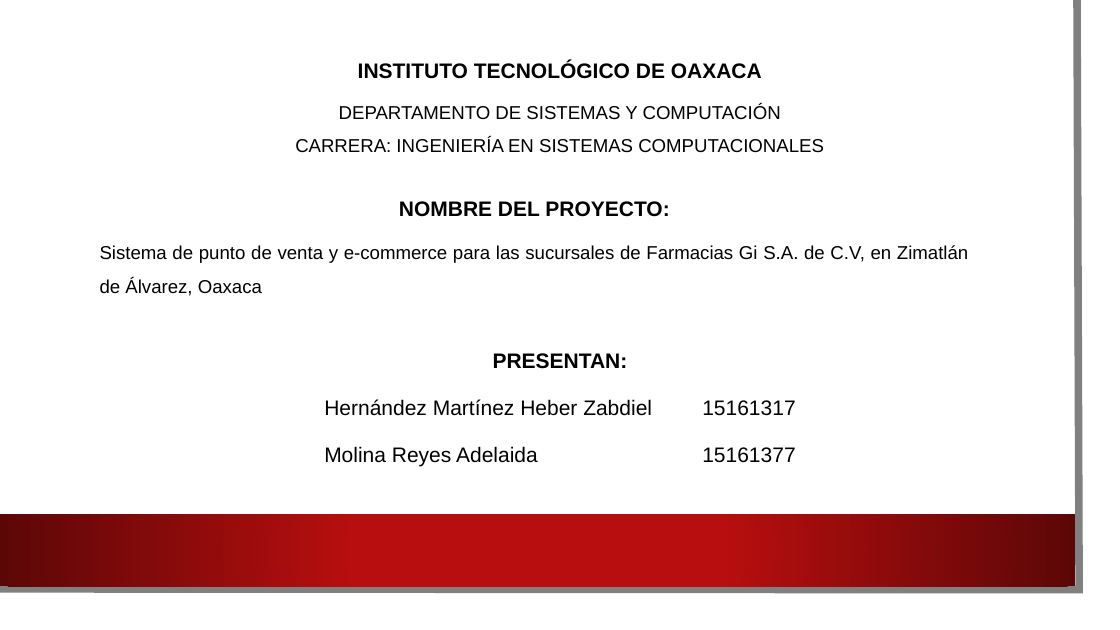
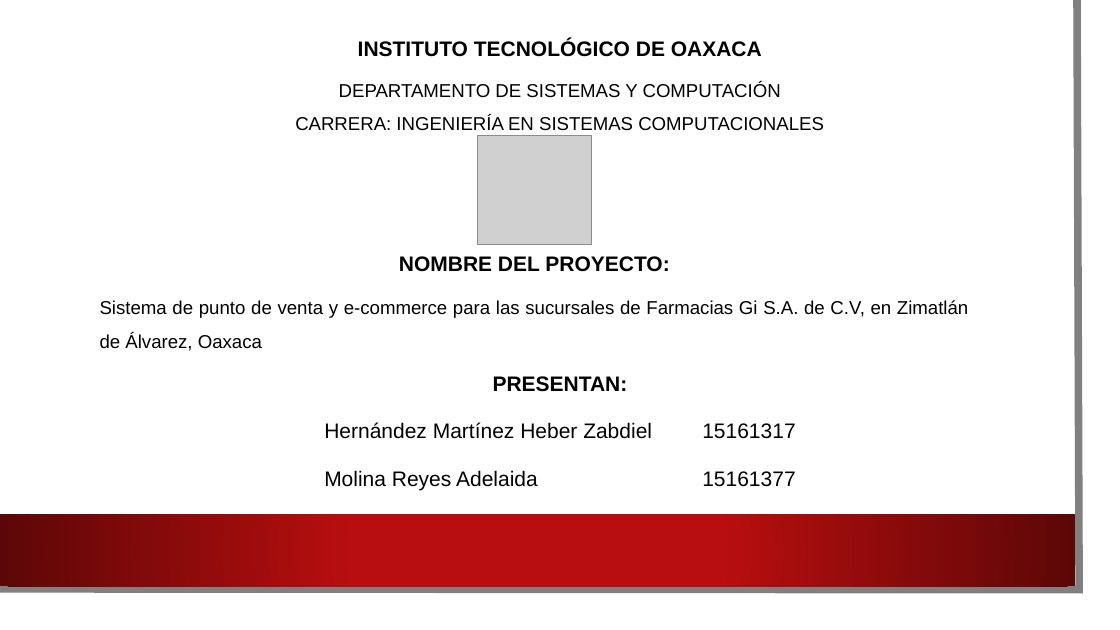
Before and after one commit to HeberZabdiel/FarmaciaGiDocumentos, a slide deck: slide 1 of Presentacion asesor uno.pptx (slide 2 before the commit). Drawn at 1120x630 pixels with LibreOffice and Linux fonts; fonts in the diff are those of the drawing; grey boxes stand for pictures; background and template pictures are left out. Boxes give left, top, right and bottom in pixels: in the first picture for what was removed or moved away, otherwise in the second. Text is boxed around its words. In the diff, an @@ line names an element or a change of style, - is before the commit and + after.

```diff
--- a/Presentacion asesor uno.pptx
+++ b/Presentacion asesor uno.pptx
@@ text "INSTITUTO TECNOLÓGICO DE OAXACA": place and size @@
-text "INSTITUTO TECNOLÓGICO DE OAXACA" at (295,62,824,153)
+text "INSTITUTO TECNOLÓGICO DE OAXACA" at (295,39,824,131)
@@ picture added at (478,136,592,245) @@
@@ text "NOMBRE DEL PROYECTO:": place and size @@
-text "NOMBRE DEL PROYECTO:" at (100,201,968,296)
+text "NOMBRE DEL PROYECTO:" at (100,256,968,351)
@@ text "PRESENTAN:": place and size @@
-text "PRESENTAN:" at (324,353,795,467)
+text "PRESENTAN:" at (324,376,795,490)
```
Also in this commit, not shown: 7 other slides changed, 1 slide removed.
